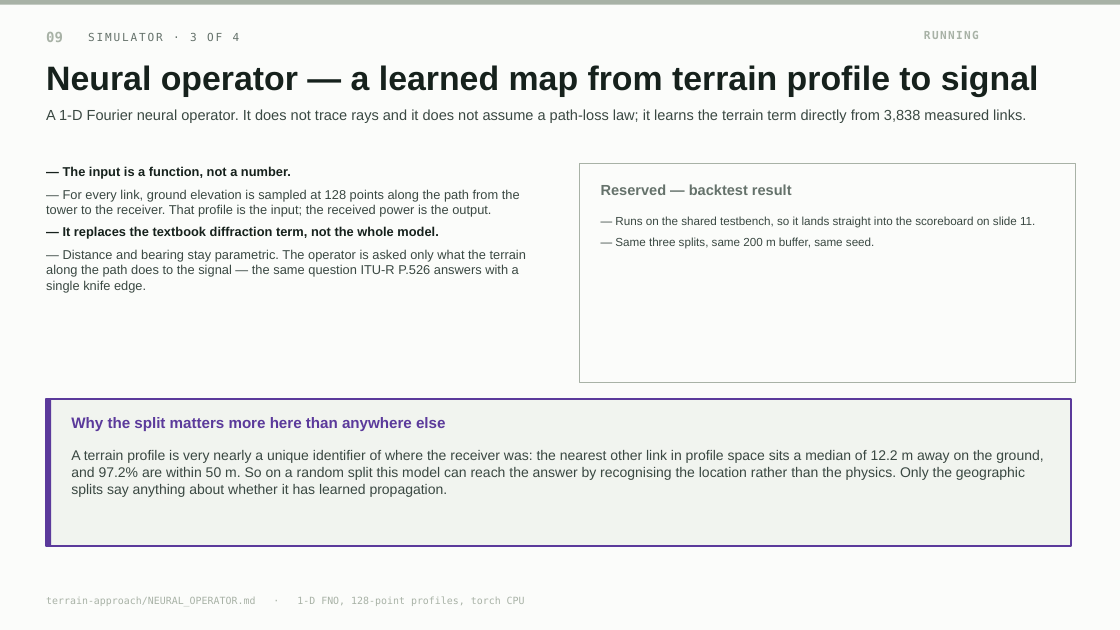
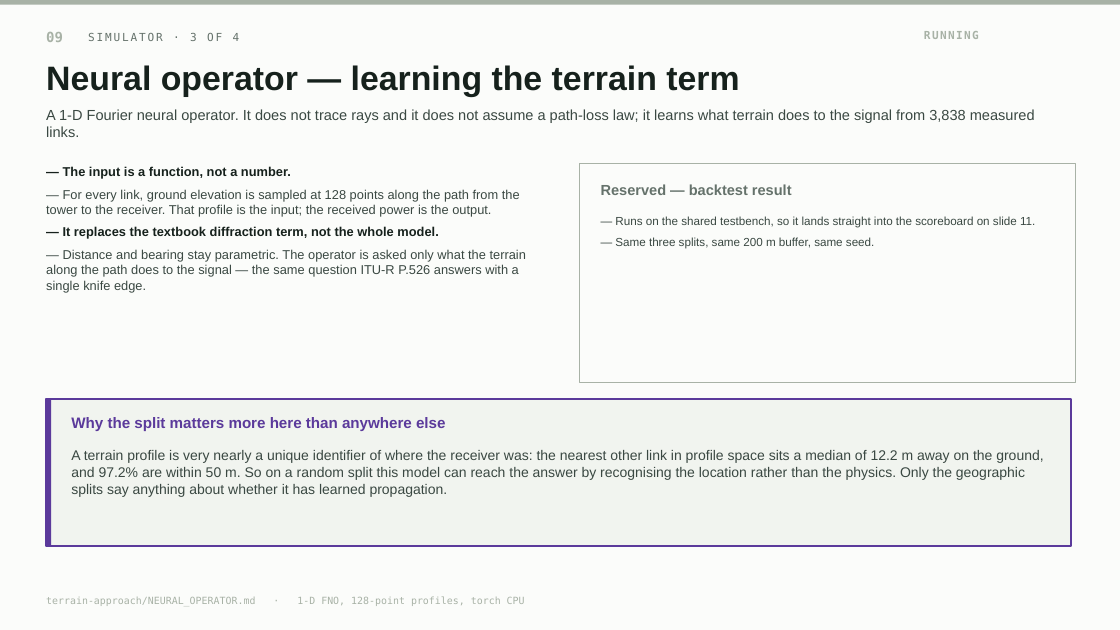
Before and after one commit to mtang724/arathon-c03-rural-infrastructure-placement, a slide deck: slide 9 of ARA_Challenge3.pptx. Drawn at 1120x630 pixels with LibreOffice and Linux fonts; fonts in the diff are those of the drawing. Boxes give left, top, right and bottom in pixels: in the first picture for what was removed or moved away, otherwise in the second. Text is boxed around its words. In the diff, an @@ line names an element or a change of style, - is before the commit and + after.

Commit message:
Fix overlapping shapes in the deck; add a geometry checker that catches them
python-pptx places shapes at absolute coordinates and never reflows, so a text
box that needs more room than it was given does not push anything down -- it
draws straight over whatever is beneath it, silently. Counting shapes cannot see
that. common/check_deck.py estimates the lines each box actually needs and
reports off-slide shapes, overflowing text and text-over-text collisions.

It found 22 problems across all 14 slides. Three were real:

- slide 6, the subtitle was drawn through the four simulator cards below it. The
  subtitle is gone and the point it made is restated at the foot of the slide,
  where there is room
- slide 9, a title too long for its one-line box wrapped onto the subtitle
- slide 14, the recommended site's latitude and longitude at 25pt wrapped out of
  the KPI value box and over its own caption. kpi() now takes a value size, since
  a coordinate pair is a long string rather than a short number

The rest were the slide-number box being 0.10in wider than the two characters in
it, which never collided visually; the box is narrowed so the check stays quiet
and stays useful.

Deck now reports no geometry problems.

```diff
--- a/ARA_Challenge3.pptx
+++ b/ARA_Challenge3.pptx
@@ text at [46,65,739,97]: text changed @@
-Neural operator — a learned map from terrain profile to signal
+Neural operator — learning the terrain term
@@ text at [46,109,1035,137]: text changed @@
-A 1-D Fourier neural operator. It does not trace rays and it does not assume a path-loss law; it learns the terrain term directly from 3,838 measured links.
+A 1-D Fourier neural operator. It does not trace rays and it does not assume a path-loss law; it learns what terrain does to the signal from 3,838 measured links.
```
Also in this commit, not shown: 13 other slides changed, 3 other files.
